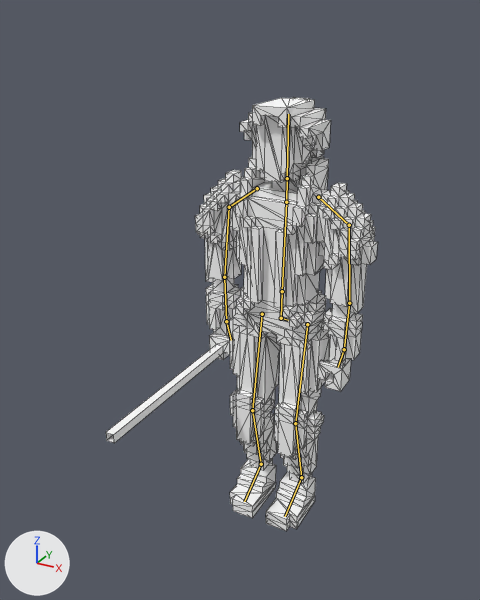
Before and after pictures for a commit that changed the Blender file Blender/Characters/Player's Character/Character.blend.
Camera for both pictures: a 50 mm lens placed at (3.12, -6.7, 6.24), pointed at (-0.46, -0.19, 2.99). The lights are fixed; the arrows at lower left show +X, +Y and +Z. The bones that bend it are drawn over the model as lines. Mesh edges are drawn as thin lines.

In view in the first picture: 'ObjObject.014'.
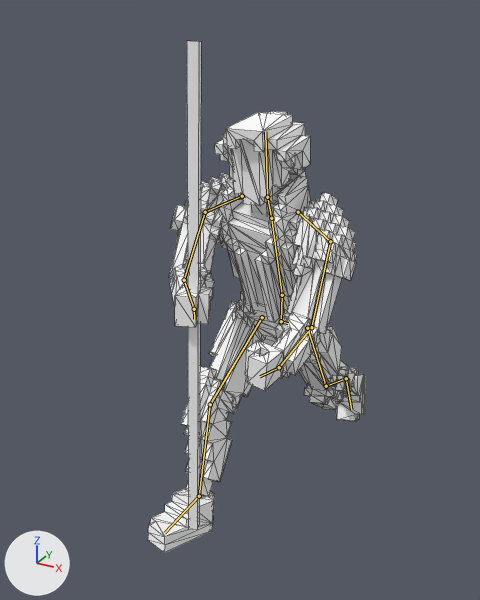
The newer file adds an action. The first version stands in its rest pose; the second is drawn at frame 16 of the action 'Defense'.

Pixel boxes [x1, y1, x2, y2] of what changed, in the pictures (480 x 600 px):
'ObjObject.014', posed (20% narrower, 18% taller): before [106, 97, 378, 531]; after [148, 41, 365, 553]
bone 'stomach', root to tip: before (281, 318) to (282, 291); after (281, 321) to (282, 295)
bone 'chest', root to tip: before (282, 291) to (286, 202); after (282, 295) to (271, 218)
bone 'head', root to tip: before (287, 178) to (288, 114); after (267, 197) to (265, 131)
bone 'clavice_l', root to tip: before (318, 197) to (349, 225); after (298, 212) to (330, 241)
bone 'arm_l', root to tip: before (349, 225) to (349, 303); after (330, 241) to (311, 327)
bone 'forearm_l', root to tip: before (349, 303) to (344, 349); after (311, 327) to (279, 367)
bone 'hand_l', root to tip: before (344, 349) to (338, 367); after (279, 367) to (260, 376)
bone 'clavice_r', root to tip: before (257, 188) to (229, 207); after (242, 196) to (205, 212)
bone 'arm_r', root to tip: before (229, 207) to (224, 277); after (205, 212) to (184, 280)
bone 'forearm_r', root to tip: before (224, 277) to (226, 321); after (184, 280) to (194, 309)
bone 'hand_r', root to tip: before (226, 321) to (231, 340); after (194, 309) to (194, 319)
bone 'plevis', root to tip: before (281, 318) to (288, 320); after (281, 321) to (288, 323)
bone 'thigh_l', root to tip: before (307, 324) to (295, 423); after (307, 328) to (326, 386)
bone 'calf_l', root to tip: before (295, 423) to (301, 477); after (326, 386) to (346, 378)
bone 'foot_l', root to tip: before (301, 477) to (285, 516); after (346, 378) to (351, 409)
bone 'thigh_r', root to tip: before (262, 314) to (252, 410); after (262, 317) to (210, 404)
bone 'calf_r', root to tip: before (252, 410) to (261, 464); after (210, 404) to (199, 496)
bone 'foot_r', root to tip: before (261, 464) to (244, 501); after (199, 496) to (164, 533)

The change in detail:
Bone 'stomach' (bone_stomach) moves from (0.0, 0.0, 0.0) to (0.0, -0.05, 0.0).
Bone 'chest' (bone_chest) turns from (0, 0, 0) to (20, -11, -4) degrees about its own x, y and z.
Bone 'head' (bone_head) turns from (0, 0, 0) to (-15, 12, -2) degrees about its own x, y and z.
Bone 'clavice_l' (bone_clavice_l) moves from (0.0, 0.0, 0.0) to (-0.06, -0.05, -0.01).
Bone 'arm_l' (bone_arm_l) turns from (0, 0, 0) to (47, -8, -1) degrees about its own x, y and z.
Bone 'forearm_l' (bone_forearm_l) turns from (0, 0, 0) to (41, 0, -2) degrees about its own x, y and z.
Bone 'hand_l' (bone_hand_l) turns from (0, 0, 0) to (19, 4, 1) degrees about its own x, y and z.
Bone 'clavice_r' (bone_clavice_r) moves from (0.0, 0.0, 0.0) to (0.06, -0.05, -0.01).
Bone 'clavice_r' (bone_clavice_r) turns from (0, 0, 0) to (41, 5, -12) degrees about its own x, y and z.
Bone 'arm_r' (bone_arm_r) turns from (0, 0, 0) to (51, -6, -6) degrees about its own x, y and z.
Bone 'forearm_r' (bone_forearm_r) turns from (0, 0, 0) to (36, -5, 7) degrees about its own x, y and z.
Bone 'hand_r' (bone_hand_r) turns from (0, 0, 0) to (6, 15, -20) degrees about its own x, y and z.
Bone 'plevis' (bone_plevis) moves from (0.0, 0.0, 0.0) to (0.0, 0.02, -0.04).
Bone 'thigh_l' (bone_thigh_l) turns from (0, 0, 0) to (2, -12, 39) degrees about its own x, y and z.
Bone 'calf_l' (bone_calf_l) turns from (0, 0, 0) to (3, -1, 13) degrees about its own x, y and z.
Bone 'foot_l' (bone_foot_l) turns from (0, 0, 0) to (2, 2, 14) degrees about its own x, y and z.
Bone 'thigh_r' (bone_thigh_r) turns from (0, 0, 0) to (-5, 18, -48) degrees about its own x, y and z.
Bone 'calf_r' (bone_calf_r) turns from (0, 0, 0) to (1, 0, 8) degrees about its own x, y and z.
Bone 'foot_r' (bone_foot_r) turns from (0, 0, 0) to (-6, -6, 28) degrees about its own x, y and z.
